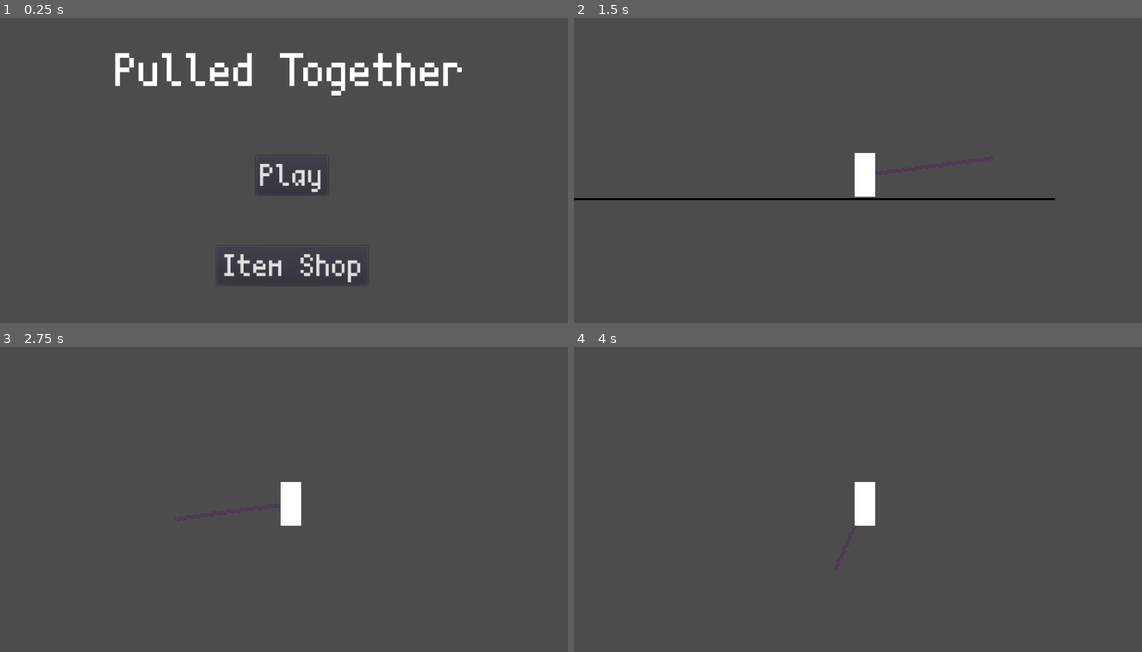
Above: before the commit, frames 1-4 (two rows, left to right).
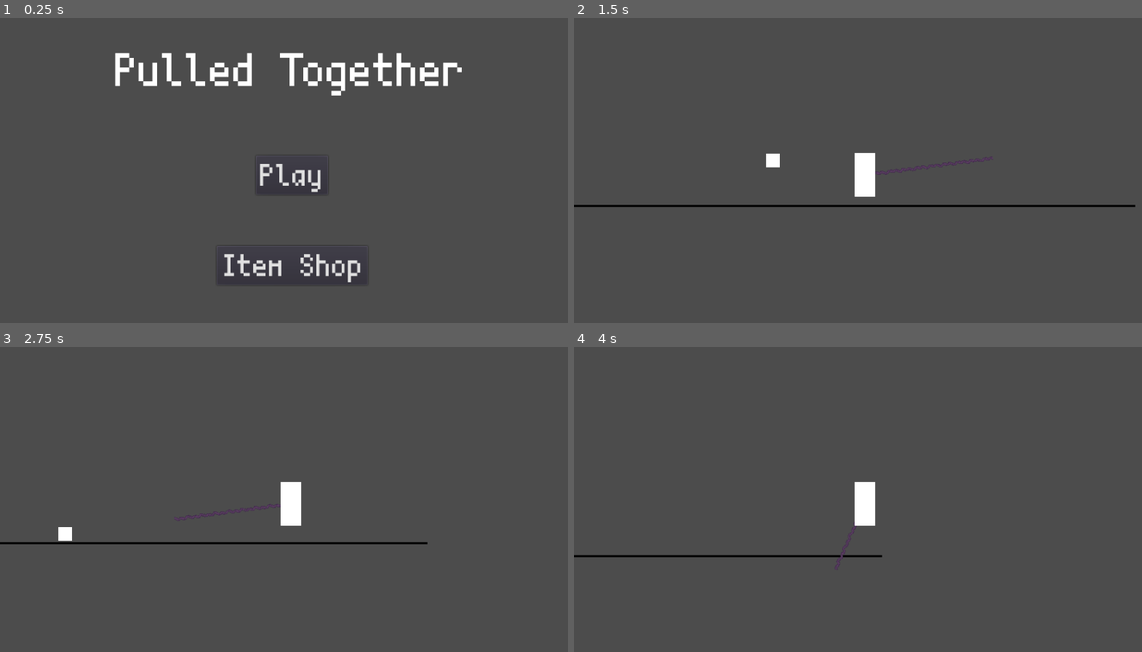
Above: after the commit, the same moments.

Repository: ShadowFungi/Pulled-Together
Game: Godot game, scene res://Scenes/Menus/MainMenu.tscn
Same seed, same stepped clock (60 frames per second), same inputs: the game is played once before the commit and once after it.
Inputs (mouse positions are in pixels of both pictures, inside the frame that each line leads up to):
- Up to frame 1 (0.25 s): no input
- Up to frame 2 (1.5 s): click "Play" at 0.5 s; move the mouse to (994, 158) at 1.27 s; press the mouse at (994, 158) at 1.28 s; hold D (move_right) from 1.28 s (still down)
- Up to frame 3 (2.75 s): keep holding D (move_right); tap W (jump) at 1.52, 1.55, 1.82, 2.1, 2.27, 2.57 s; move the mouse to (176, 520) at 2.02 s; release the mouse at (176, 520) at 2.03 s; click (176, 520) at 2.3 s
- Up to frame 4 (4 s): move the mouse to (920, 432) at 2.77 s; release D (move_right) at 2.78 s; press the mouse at (920, 432) at 2.78 s; hold A (move_left) 2.78-3.53 s; tap W (jump) at 3.05, 3.77 s; move the mouse to (835, 569) at 3.52 s; release the mouse at (835, 569) at 3.53 s; hold D (move_right) from 3.53 s (still down); click (835, 569) at 3.6 s

The runs differ from the first frame. In frame 2, 1.4% of the frame differs, in the area x 0-99%, y 44-62%; in frame 3, 0.6%; in frame 4, 0.5%.

Commit message:
rewrite of character controller
changed character controller to rigid body

Diff:
--- a/Scenes/Levels/Debug.tscn
+++ b/Scenes/Levels/Debug.tscn
@@ -1,6 +1,7 @@
-[gd_scene load_steps=3 format=2]
+[gd_scene load_steps=4 format=2]
 
 [ext_resource path="res://Scenes/Player/Player.tscn" type="PackedScene" id=1]
+[ext_resource path="res://Scenes/Objects/Crate.tscn" type="PackedScene" id=2]
 
 [sub_resource type="RectangleShape2D" id=1]
 extents = Vector2( 532, 20.5 )
@@ -27,3 +28,6 @@
 
 [node name="KinematicBody2D" parent="." instance=ExtResource( 1 )]
 position = Vector2( 358, 241 )
+
+[node name="KinematicBody2D2" parent="." instance=ExtResource( 2 )]
+position = Vector2( 227, 259 )
--- /dev/null
+++ b/Scenes/Objects/Crate.tscn
@@ -0,0 +1,38 @@
+[gd_scene load_steps=3 format=2]
+
+[ext_resource path="res://Scripts/Objects/Crate.gd" type="Script" id=1]
+
+[sub_resource type="RectangleShape2D" id=1]
+
+[node name="KinematicBody2D" type="RigidBody2D"]
+collision_layer = 8
+collision_mask = 7
+script = ExtResource( 1 )
+
+[node name="ColorRect" type="ColorRect" parent="."]
+margin_left = -10.0
+margin_top = -10.0
+margin_right = 10.0
+margin_bottom = 10.0
+__meta__ = {
+"_edit_use_anchors_": false
+}
+
+[node name="CollisionShape2D" type="CollisionShape2D" parent="."]
+shape = SubResource( 1 )
+
+[node name="ConnectPointTop" type="PinJoint2D" parent="."]
+visible = false
+position = Vector2( 0, -10 )
+
+[node name="ConnectPointRight" type="PinJoint2D" parent="."]
+visible = false
+position = Vector2( 10, 0 )
+
+[node name="ConnectPointBottom" type="PinJoint2D" parent="."]
+visible = false
+position = Vector2( 0, 10 )
+
+[node name="ConnectPointLeft" type="PinJoint2D" parent="."]
+visible = false
+position = Vector2( -10, 0 )
--- a/Scenes/Player/Grapple/Arrow.tscn
+++ b/Scenes/Player/Grapple/Arrow.tscn
@@ -13,14 +13,13 @@
 cast_to = Vector2( 250, 0 )
 
 [node name="Tail" type="Line2D" parent="RayCast2D"]
-points = PoolVector2Array( 0, 0, 138, 0 )
+points = PoolVector2Array( 0, 0, 250, 0 )
 width = 20.0
 default_color = Color( 0.628906, 0.628906, 0.628906, 1 )
 texture = ExtResource( 2 )
 texture_mode = 1
 
 [node name="Head" type="Sprite" parent="."]
-visible = false
 rotation = 1.5708
 texture = ExtResource( 2 )
 region_enabled = true
--- a/Scenes/Player/Player.tscn
+++ b/Scenes/Player/Player.tscn
@@ -1,15 +1,22 @@
 [gd_scene load_steps=5 format=2]
 
 [ext_resource path="res://Scripts/Player/player.gd" type="Script" id=1]
-[ext_resource path="res://Scripts/Player/PlayerFSM.gd" type="Script" id=2]
 [ext_resource path="res://Scenes/Player/Grapple/Arrow.tscn" type="PackedScene" id=3]
+
+[sub_resource type="PhysicsMaterial" id=2]
+friction = 0.0
 
 [sub_resource type="CapsuleShape2D" id=1]
 radius = 15.0
 height = 35.0
 
-[node name="KinematicBody2D" type="KinematicBody2D"]
+[node name="Player" type="RigidBody2D"]
 collision_layer = 2
+mode = 2
+mass = 1.5
+physics_material_override = SubResource( 2 )
+contacts_reported = 1
+contact_monitor = true
 script = ExtResource( 1 )
 
 [node name="Arrow" parent="." instance=ExtResource( 3 )]
@@ -29,5 +36,4 @@
 [node name="Camera2D" type="Camera2D" parent="."]
 current = true
 
-[node name="Node" type="Node" parent="."]
-script = ExtResource( 2 )
+[node name="JustAiredTimer" type="Timer" parent="."]
--- /dev/null
+++ b/Scripts/Objects/Crate.gd
@@ -0,0 +1,6 @@
+extends RigidBody2D
+
+onready var CT = $ConnectPointTop
+onready var CR = $ConnectPointRight
+onready var CB = $ConnectPointBottom
+onready var CL = $ConnectPointLeft
--- /dev/null
+++ b/Scripts/Objects/Crate/CrateFSM.gd
@@ -0,0 +1,19 @@
+extends StateMachine
+
+func _ready():
+	add_state("still")
+	add_state("float")
+	add_state("connected")
+
+func _state_logic(delta):
+	parent._apply_gravity(delta)
+	parent.apply_movement()
+
+func _get_transition(delta):
+	return null
+
+func _enter_state(new_State, old_state):
+	pass
+
+func _exit_state(old_state, new_state):
+	pass
--- a/Scripts/Player/Grapple/Arrow.gd
+++ b/Scripts/Player/Grapple/Arrow.gd
@@ -10,39 +10,6 @@
 
 func contact():
 	mouse.set_global_position(get_global_mouse_position())
-	if mouse.position.x > 0:
-		if mouse.position.x < 250:
-			ray.cast_to = mouse.position
-		else:
-			ray.cast_to = mouse.position
-			while ray.cast_to.x > 250:
-				ray.cast_to.x -= 1
-	elif mouse.position.x < 0:
-		if mouse.position.x > -250:
-			ray.cast_to = mouse.position
-		else:
-			ray.cast_to = mouse.position
-			while ray.cast_to.x < -250:
-				ray.cast_to.x += 1
-	if mouse.position.y > 0:
-		if mouse.position.y < 250:
-			ray.cast_to = mouse.position
-		else:
-			ray.cast_to = mouse.position
-			while ray.cast_to.y > 250:
-				ray.cast_to.y -= 1
-	elif mouse.position.y < 0:
-		if mouse.position.y > -250:
-			ray.cast_to = mouse.position
-		else:
-			ray.cast_to = mouse.position
-			while ray.cast_to.y < -250:
-				ray.cast_to.y += 1
-	else:
-		ray.cast_to = mouse.position
-		while ray.cast_to.x < -250:
-			ray.cast_to.x += 1
-		while ray.cast_to.y < -250:
-			ray.cast_to.y += 1
+	ray.cast_to = mouse.position
 	posit = [position, ray.get_cast_to()]
 	tail.set_points(PoolVector2Array(posit))
--- a/Scripts/Player/player.gd
+++ b/Scripts/Player/player.gd
@@ -1,47 +1,142 @@
-extends KinematicBody2D
-
-const UP_DIRECTION := Vector2.UP
-
-export var speed := 600.0
-export var jump_strength := 1500.0
-export var max_jumps := 2
-export var double_jump_strength := 1200.0
-export var gravity := 7000
-
-var _jumps_made := 0
-var _velocity := Vector2.ZERO
+extends RigidBody2D
 
 
-func _apply_gravity(delta):
-	_velocity.y += gravity * delta
+const WALK_ACCEL = 550.0
+const WALK_DEACCEL = 550.0
+const WALK_MAX_VELOCITY = 190.0
+const AIR_ACCEL = 150.0
+const AIR_DEACCEL = 150.0
+const JUMP_VELOCITY = 250
+const STOP_JUMP_FORCE = 450.0
+const MAX_SHOOT_POSE_TIME = 0.3
+const MAX_FLOOR_AIRBORNE_TIME = 0.15
 
-func apply_movement():
-	if Input.is_action_pressed("grapple"):
+var anim = ""
+var siding_left = false
+var jumping = false
+var stopping_jump = false
+var shooting = false
+
+var floor_h_velocity = 0.0
+
+var airborne_time = 1e20
+var shoot_time = 1e20
+
+func _integrate_forces(s):
+	var lv = s.get_linear_velocity()
+	var step = s.get_step()
+
+	var new_anim = anim
+	var new_siding_left = siding_left
+
+	var move_left = Input.is_action_pressed("move_left")
+	var move_right = Input.is_action_pressed("move_right")
+	var jump = Input.is_action_pressed("jump")
+
+	lv.x -= floor_h_velocity
+	floor_h_velocity = 0.0
+
+	var found_floor = false
+	var floor_index = -1
+
+	for x in range(s.get_contact_count()):
+		var ci = s.get_contact_local_normal(x)
+
+		if ci.dot(Vector2(0, -1)) > 0.6:
+			found_floor = true
+			floor_index = x
+
+	if found_floor:
+		airborne_time = 0.0
+	else:
+		airborne_time += step
+
+	var on_floor = airborne_time < MAX_FLOOR_AIRBORNE_TIME
+
+	if jumping:
+		if lv.y > 0:
+			jumping = false
+		elif not jump:
+			stopping_jump = true
+
+		if stopping_jump:
+			lv.y += STOP_JUMP_FORCE * step
+
+	if on_floor:
+		if move_left and not move_right:
+			if lv.x > -WALK_MAX_VELOCITY:
+				lv.x -= WALK_ACCEL * step
+		elif move_right and not move_left:
+			if lv.x < WALK_MAX_VELOCITY:
+				lv.x += WALK_ACCEL * step
+		else:
+			var xv = abs(lv.x)
+			xv -= WALK_DEACCEL * step
+			if xv < 0:
+				xv = 0
+			lv.x = sign(lv.x) * xv
+
+		if not jumping and jump:
+			lv.y = -JUMP_VELOCITY
+			jumping = true
+			stopping_jump = false
+
+		if lv.x < 0 and move_left:
+			new_siding_left = true
+		elif lv.x > 0 and move_right:
+			new_siding_left = false
+		if jumping:
+			new_anim = "jumping"
+		elif abs(lv.x) < 0.1:
+			if shoot_time < MAX_SHOOT_POSE_TIME:
+				new_anim = "idle_weapon"
+			else:
+				new_anim = "idle"
+		else:
+			if shoot_time < MAX_SHOOT_POSE_TIME:
+				new_anim = "run_weapon"
+			else:
+				new_anim = "run"
+	else:
+		if move_left and not move_right:
+			if lv.x > -WALK_MAX_VELOCITY:
+				lv.x -= AIR_ACCEL * step
+		elif move_right and not move_left:
+			if lv.x < WALK_MAX_VELOCITY:
+				lv.x += AIR_ACCEL * step
+		else:
+			var xv = abs(lv.x)
+			xv -= AIR_DEACCEL * step
+
+			if xv < 0:
+				xv = 0
+			lv.x = sign(lv.x) * xv
+
+		if lv.y < 0:
+			if shoot_time < MAX_SHOOT_POSE_TIME:
+				new_anim = "jumping_weapon"
+			else:
+				new_anim = "jumping"
+		else:
+			if shoot_time < MAX_SHOOT_POSE_TIME:
+				new_anim = "falling_weapon"
+			else:
+				new_anim = "falling"
+
+	if new_siding_left != siding_left:
+		siding_left = new_siding_left
+
+	if new_anim != anim:
+		anim = new_anim
+
+	if found_floor:
+		floor_h_velocity = s.get_contact_collider_velocity_at_position(floor_index).x
+		lv.x += floor_h_velocity
+
+	lv += s.get_total_gravity() * step
+	s.set_linear_velocity(lv)
+
+
+func _input(event):
+	if Input.is_action_just_pressed("grapple"):
 		$Arrow.contact()
-	var _horizontal_direction = (
-		Input.get_action_strength("move_right")
-		- Input.get_action_strength("move_left")
-	)
-
-	_velocity.x = _horizontal_direction * speed
-
-	var is_falling := _velocity.y > 0.0 and not is_on_floor()
-	var is_jumping := Input.is_action_just_pressed("jump") and is_on_floor()
-	var is_double_jumping := Input.is_action_just_pressed("jump") and is_falling
-	var is_jump_cancelled := Input.is_action_just_pressed("jump") and _velocity.y < 0.0
-	var is_idling := is_on_floor() and is_zero_approx(_velocity.x)
-	var is_running := is_on_floor() and not is_zero_approx(_velocity.x)
-
-	if is_jumping:
-		_jumps_made += 1
-		_velocity.y = -jump_strength
-	elif is_double_jumping:
-		_jumps_made += 1
-		if _jumps_made <= max_jumps:
-			_velocity.y = -double_jump_strength
-	elif is_jump_cancelled:
-		_velocity.y = 0.0
-	elif is_idling or is_running:
-		_jumps_made = 0
-
-	_velocity = move_and_slide(_velocity, UP_DIRECTION)
--- a/project.godot
+++ b/project.godot
@@ -78,7 +78,6 @@
 
 [rendering]
 
-quality/driver/driver_name="GLES2"
 2d/snapping/use_gpu_pixel_snap=true
 vram_compression/import_etc=true
 vram_compression/import_etc2=false
Not shown, changed: .mono/metadata/ide_messaging_meta.txt
